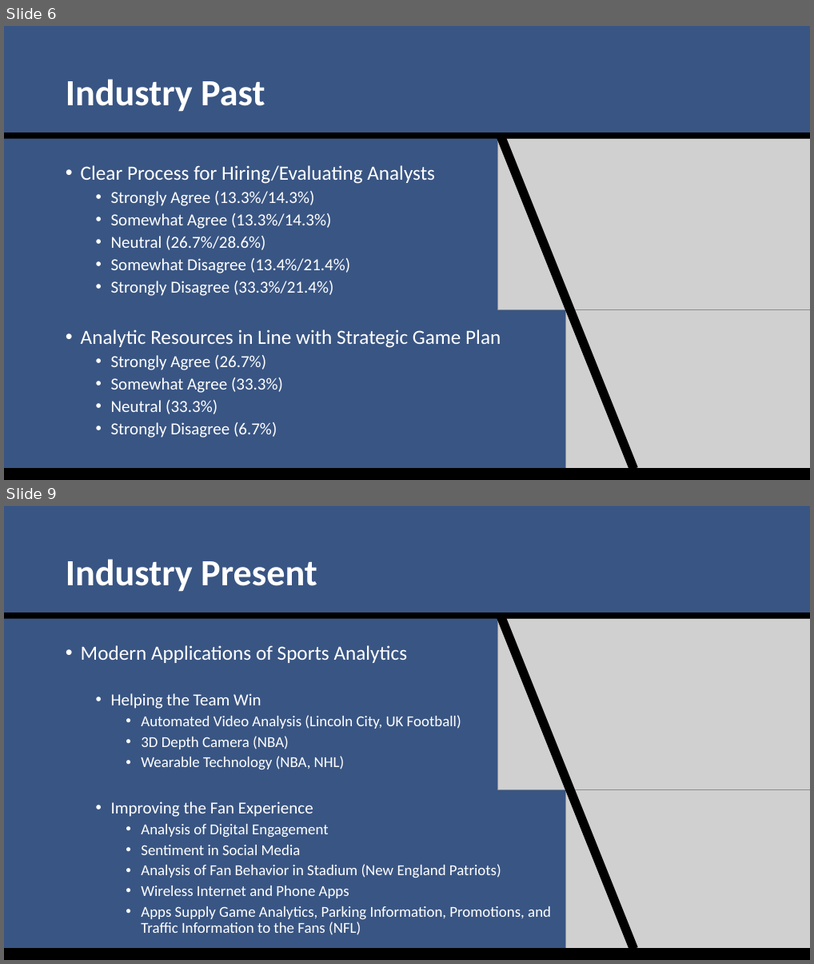
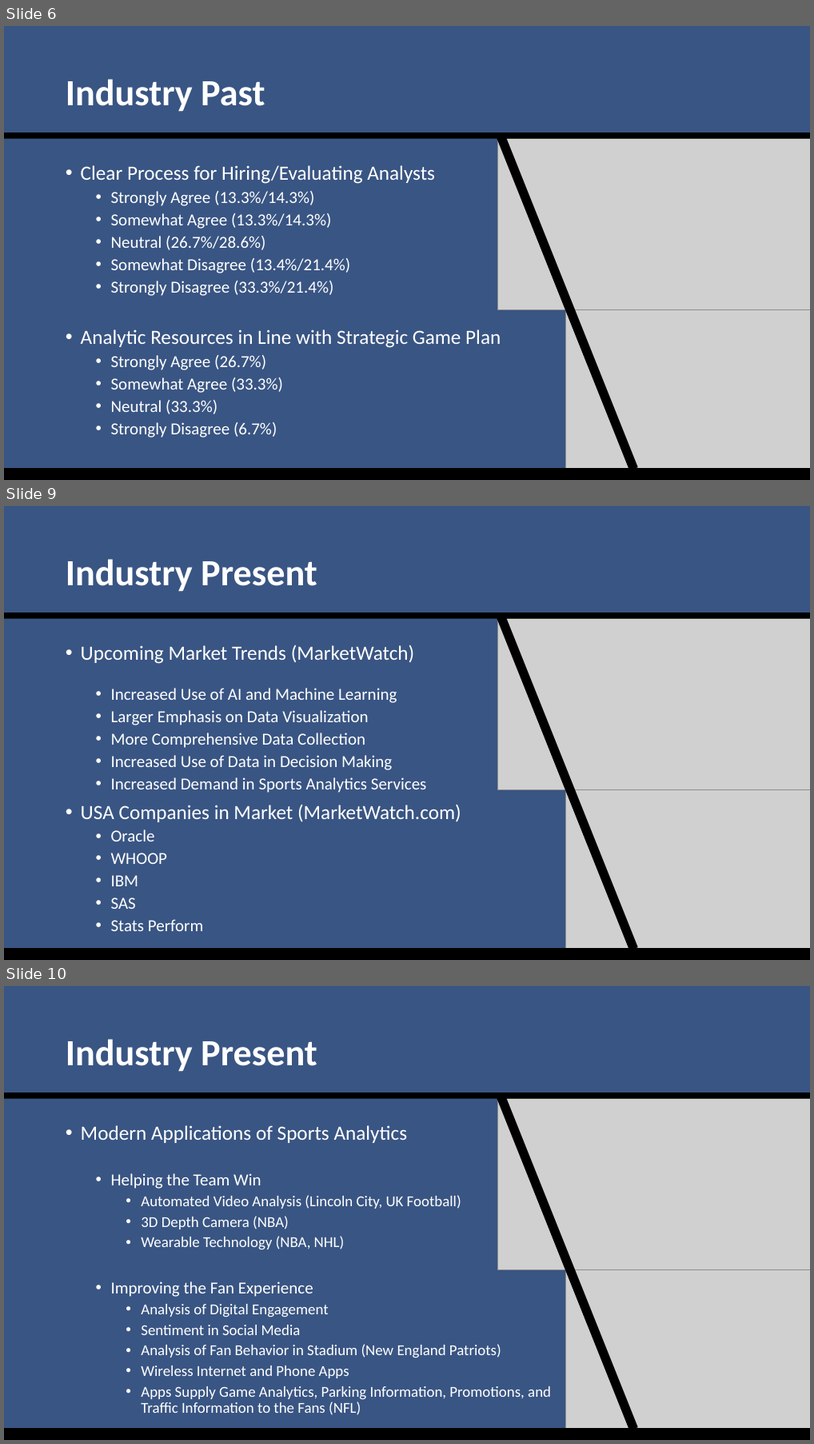
Before and after one commit to SuperMarioGiacomazzo/STOR538_WEBSITE, a slide deck: Slides/Sports Analytics 3/Sports_Analytics_3_Lecture.pptx. Shown one above the other, each under a label of ours: slides 6 and 9 before the commit, slides 6, 9 and 10 after it; the slides between them are not shown. The pictures are 814x964 and 814x1444 pixels, drawn with LibreOffice and Linux fonts; fonts in the diff are those of the drawing; grey boxes stand for pictures. Boxes give left, top, right and bottom in pixels: in the first picture for what was removed or moved away, otherwise in the second. Text is boxed around its words. In the diff, an @@ line names an element or a change of style, - is before the commit and + after.

```diff
--- a/Slides/Sports Analytics 3/Sports_Analytics_3_Lecture.pptx
+++ b/Slides/Sports Analytics 3/Sports_Analytics_3_Lecture.pptx
@@ slide 9 added at (4, 506, 810, 960), background #395583 @@
@@ title added at (66, 559, 318, 592), 44 pt, text #FFFFFF, bold @@
+Industry Present
@@ rectangle added at (4, 612, 810, 619), fill #000000 @@
@@ rectangle added at (496, 612, 638, 951), fill #000000 @@
@@ picture added at (498, 619, 810, 790) @@
@@ text added at (81, 645, 462, 931), 20 pt, text #FFFFFF @@
+• Upcoming Market Trends (MarketWatch)
+  • Increased Use of AI and Machine Learning
+  • Larger Emphasis on Data Visualization
+  • More Comprehensive Data Collection
+  • Increased Use of Data in Decision Making
+  • Increased Demand in Sports Analytics Services
+• USA Companies in Market (MarketWatch.com)
+  • Oracle
+  • WHOOP
+  • IBM
+  • SAS
+  • Stats Perform
@@ picture added at (566, 789, 810, 960) @@
@@ rectangle added at (4, 948, 810, 960), fill #000000 @@
@@ what was slide 9 is now slide 10 @@
```
Also in this commit, not shown: 8 slides changed, 1 other slide added, 3 other files.
